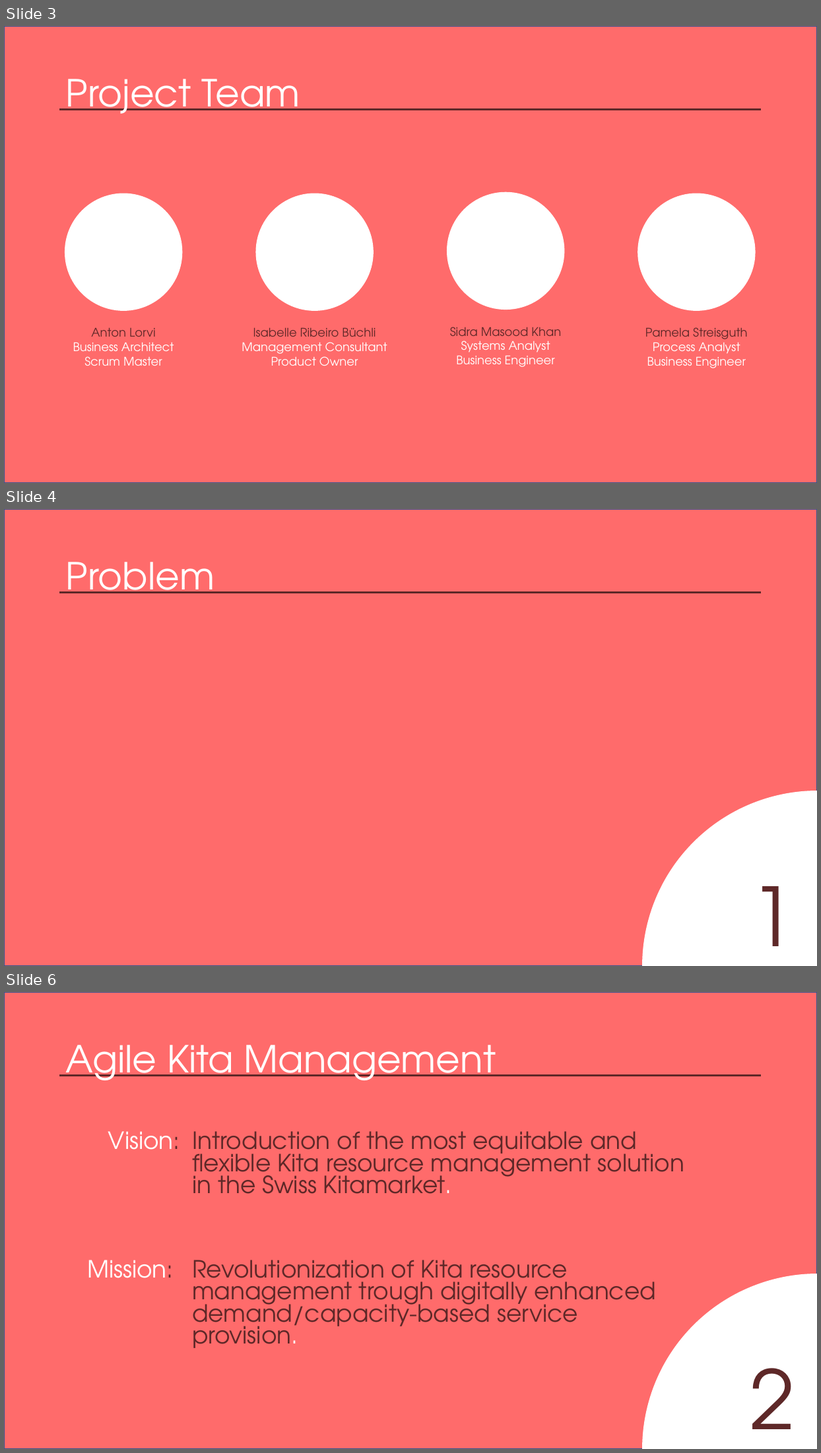
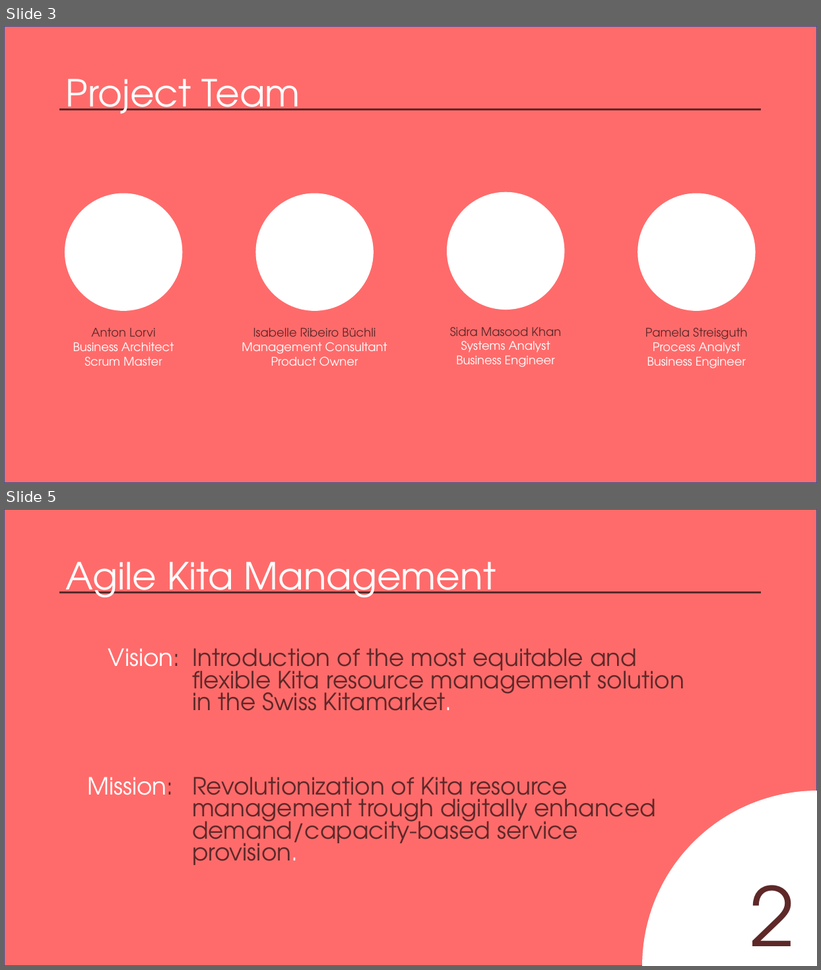
Before and after one commit to AgileBusinessAnalysis/10_TEAM, a slide deck: Initial_Pitch.pptx. Shown one above the other, each under a label of ours: slides 3, 4 and 6 before the commit, slides 3 and 5 after it; the slides between them are not shown. The pictures are 821x1453 and 821x970 pixels, drawn with LibreOffice and Linux fonts; fonts in the diff are those of the drawing. Boxes give left, top, right and bottom in pixels: in the first picture for what was removed or moved away, otherwise in the second. Text is boxed around its words. In the diff, an @@ line names an element or a change of style, - is before the commit and + after.

```diff
--- a/Initial_Pitch.pptx
+++ b/Initial_Pitch.pptx
@@ slide 4 removed at [4,509,817,966], background #FFFFFF @@
@@ rectangle removed at [4,509,817,966] @@
@@ title removed at [66,562,215,593] @@
-Problem
@@ line removed from (59, 593) to (762, 593) @@
@@ pie slice (boxed as its full ellipse) removed at [643,791,817,966] @@
@@ text removed at [750,887,795,947] @@
-1
@@ what was slide 6 is now slide 5 @@
```
Also in this commit, not shown: 4 slides changed.
